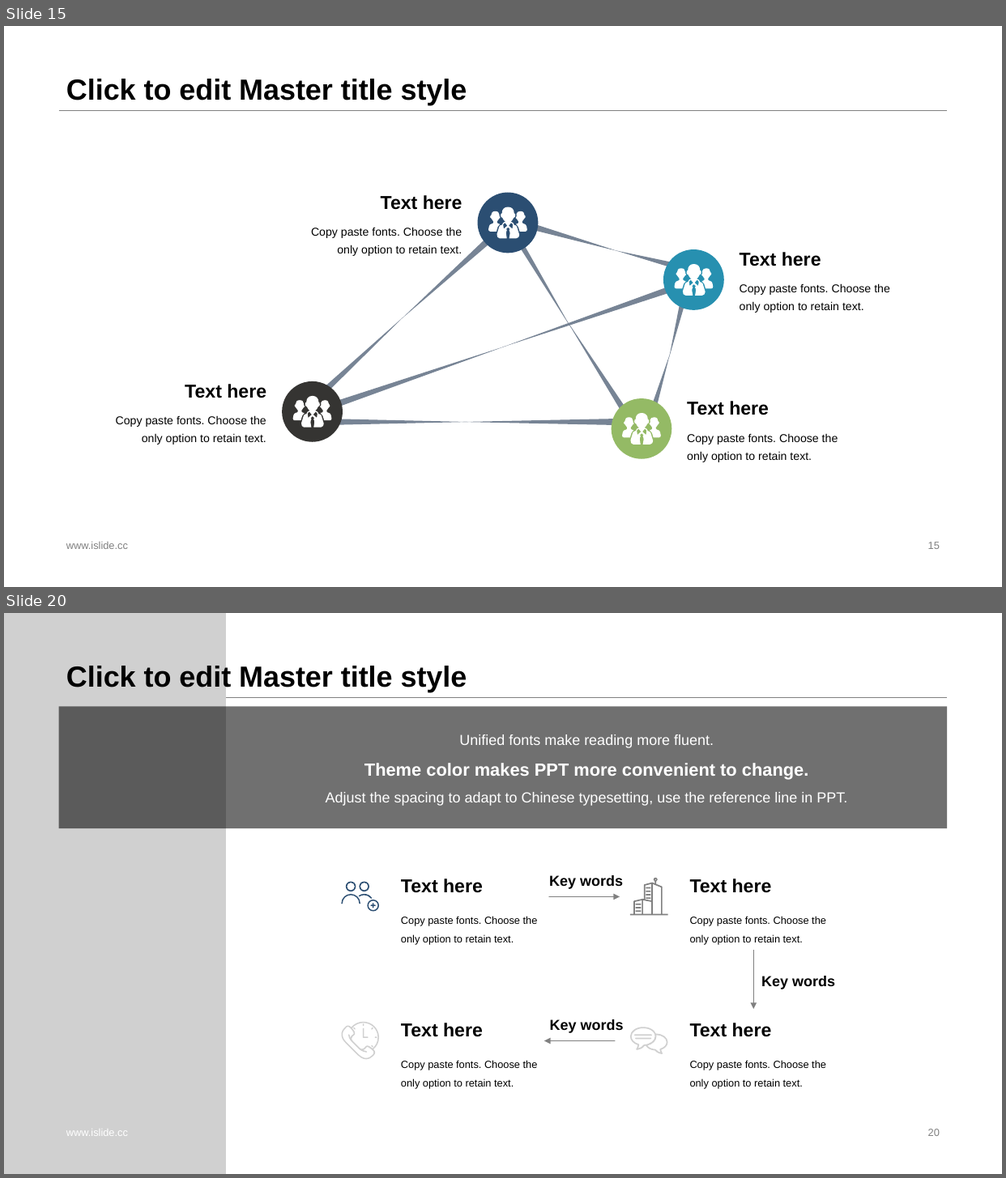
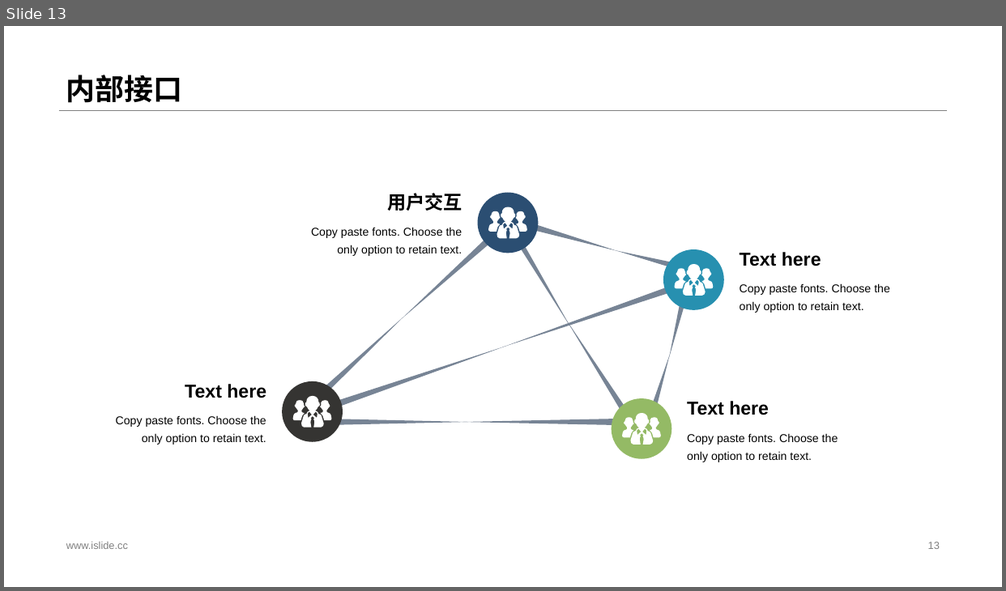
Before and after one commit to sebuaa2019/Team108, a slide deck: Team108-代码分析评审v0.1.pptx. Shown one above the other, each under a label of ours: slides 15 and 20 before the commit, slide 13 after it; the slides between them are not shown. The pictures are 1006x1178 and 1006x591 pixels, drawn with LibreOffice and Linux fonts; fonts in the diff are those of the drawing; grey boxes stand for pictures. Boxes give left, top, right and bottom in pixels: in the first picture for what was removed or moved away, otherwise in the second. Text is boxed around its words. In the diff, an @@ line names an element or a change of style, - is before the commit and + after.

```diff
--- a/Team108-代码分析评审v0.1.pptx
+++ b/Team108-代码分析评审v0.1.pptx
@@ slide 20 removed at [4, 613, 1002, 1174], background #FFFFFF; not listed: 1 template element that a slide beside it also shows @@
@@ title removed at [66, 664, 467, 692] @@
-Click to edit Master title style
@@ group removed at [4, 613, 948, 1174]: 12 texts, 3 pictures, 3 arrows, 2 freeform shapes, 1 rectangle @@
-Copy paste fonts. Choose the only option to retain text.
-Text here
-Copy paste fonts. Choose the only option to retain text.
-Text here
-Key words
-Copy paste fonts. Choose the only option to retain text.
-Text here
-Copy paste fonts. Choose the only option to retain text.
-Text here
-Key words
-Key words
-Unified fonts make reading more fluent.
-Theme color makes PPT more convenient to change.
-Adjust the spacing to adapt to Chinese typesetting, use the reference line in PPT.
@@ text removed at [66, 1131, 128, 1136] @@
-www.islide.cc
@@ page number removed at [928, 1129, 940, 1136] @@
-20
@@ what was slide 15 is now slide 13 @@
@@ slide 13 changed as well @@
@@ title at [66, 75, 183, 103]: text changed @@
-Click to edit Master title style
+内部接口
@@ text at [387, 193, 462, 211]: text changed @@
-Text here
+用户交互
@@ page number at [928, 542, 940, 549]: text changed @@
-15
+13
```
Also in this commit, not shown: 2 other slides changed, 5 slides added, 17 other slides removed, 1 other file.
